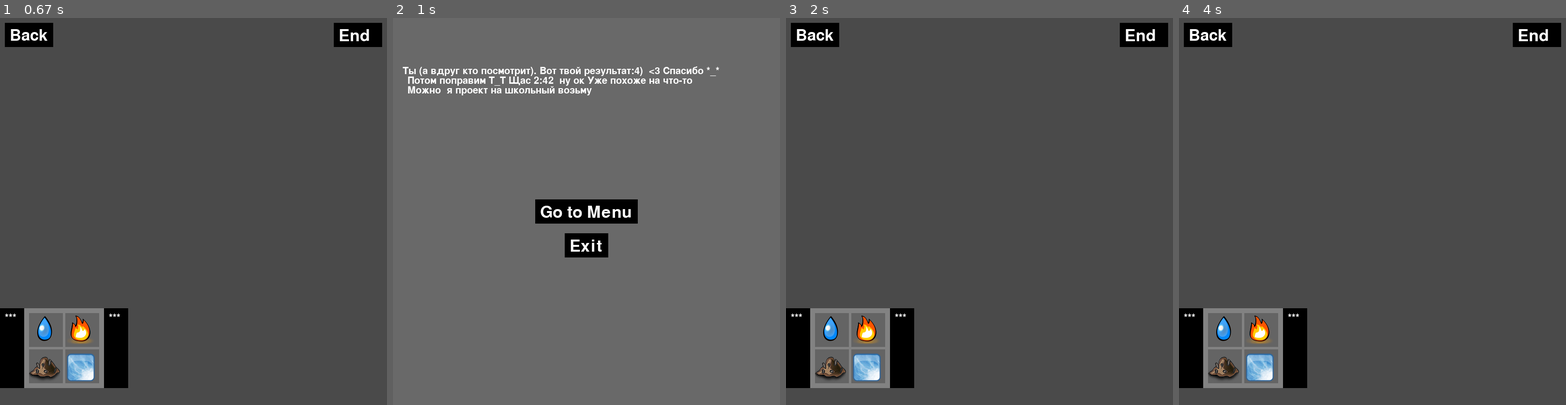
Above: before the commit, frames 1-4 (left to right).
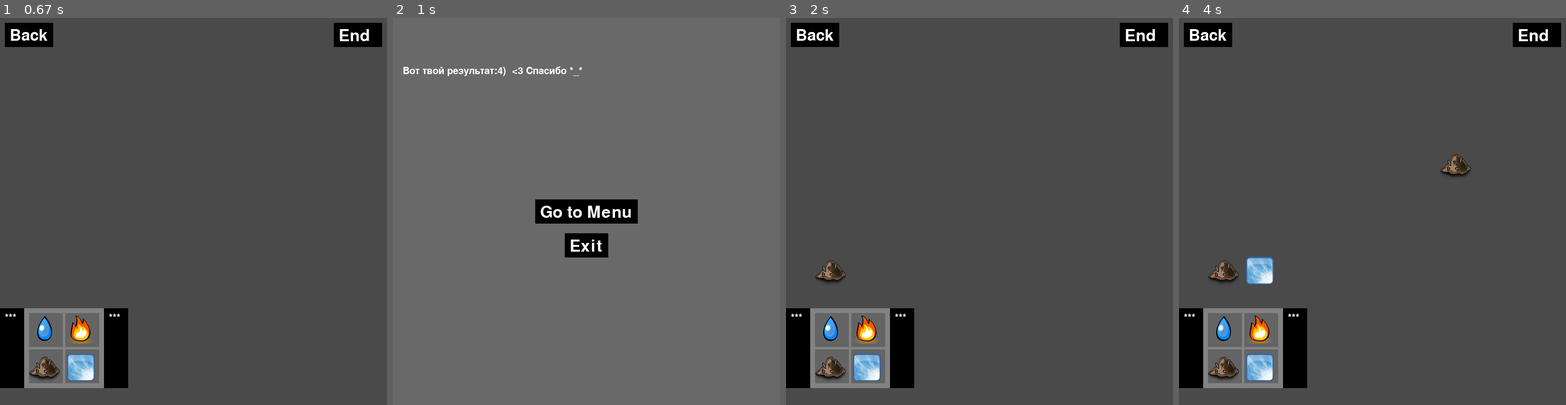
Above: after the commit, the same moments.

Repository: MambaElm/PygameProject
Game: pygame game, started from main.py
The game is run twice, just before and just after one commit, with the same random seed, the same clock (stepped at 60 frames per second) and the same inputs.
Inputs (mouse positions are in pixels of both pictures, inside the frame that each line leads up to):
- Up to frame 1 (0.67 s): press the mouse at (135, 126) at 0.37 s; move the mouse to (154, 114) at 0.47 s; release the mouse at (178, 107) at 0.6 s
- Up to frame 2 (1 s): press the mouse at (749, 33) at 0.7 s; move the mouse to (601, 180) at 0.8 s; release the mouse at (451, 323) at 0.93 s
- Up to frame 3 (2 s): click "Go to Menu" at 1.05 s; press the mouse at (921, 126) at 1.53 s; move the mouse to (944, 238) at 1.63 s; release the mouse at (971, 350) at 1.77 s; press the mouse at (832, 366) at 1.87 s; move the mouse to (948, 242) at 1.97 s
- Up to frame 4 (4 s): release the mouse at (1457, 118) at 2.1 s; click (1225, 269) at 2.22 s; press the mouse at (1225, 269) at 2.53 s; move the mouse to (1337, 215) at 2.63 s; release the mouse at (1453, 161) at 2.77 s; press the mouse at (1225, 366) at 2.87 s; move the mouse to (1357, 335) at 2.97 s; release the mouse at (1492, 304) at 3.1 s; press the mouse at (1209, 33) at 3.2 s; move the mouse to (1357, 83) at 3.3 s; release the mouse at (1507, 134) at 3.43 s; press the mouse at (1314, 126) at 3.53 s; move the mouse to (1353, 219) at 3.63 s; release the mouse at (1387, 315) at 3.77 s; press the mouse at (1260, 366) at 3.87 s; move the mouse to (1256, 234) at 3.97 s

Frame 1 is identical in both runs. In frame 2, 1.7% of the frame differs, in the area x 2-85%, y 12-20%; in frame 3, 0.3%; in frame 4, 1.1%.

Commit message:
создание элементов из шкафа

Diff:
--- a/main.py
+++ b/main.py
@@ -38,14 +38,17 @@
     txt = font_type.render(message, True, font_clr)
     screen.blit(txt, (x, y))
 
+
 class Closet:
     def __init__(self, pos_x, pos_y):
         self.x = pos_x
         self.y = pos_y
+        self.name_all_el = []
         self.elem = pygame.sprite.Group()
         for i in range(1, 5):
             Element(self.elem, 60 + (elem_size + 10) * (len(self.elem) // 2) + self.x,
-                10 + (elem_size + 15) * (len(self.elem) % 2) + self.y, str(i))
+                    10 + (elem_size + 15) * (len(self.elem) % 2) + self.y, str(i))
+            self.name_all_el.append(str(i))
         self.color = (130, 130, 130)
         self.color_fon_elem = (100, 100, 100)
         self.width = (len(self.elem) // 2 + len(self.elem) % 2) * (elem_size + 15) + 5
@@ -80,7 +83,9 @@
                 el.rect.y = 10 + (elem_size + 15) * (i % 2) + self.y
 
     def new_elem(self, element):
-        self.elem.add(element)
+        self.name_all_el.append(element.name)
+        Element(self.elem, 60 + (elem_size + 10) * (len(self.elem) // 2) + self.x,
+                10 + (elem_size + 15) * (len(self.elem) % 2) + self.y, element.name)
         self.width = (len(self.elem) // 2 + len(self.elem) % 2) * (elem_size + 15) + 5
 
 
@@ -157,10 +162,16 @@
         screen.fill((105, 105, 105))
         go_to_menu.draw(294, 375, 'Go to Menu', 50)
         quit_button.draw(355, 445, 'Exit', 50)
-        print_txt(f'Ты (а вдруг кто посмотрит). Вот твой результат:{len(closet.elem)})  <3 Спасибо *_*', 20, 100)
-        print_txt('Потом поправим Т_Т Щас 2:42  ну ок Уже похоже на что-то', 30, 120)
-        print_txt('Можно  я проект на школьный возьму ', 30, 140)
+        print_txt(f'Вот твой результат:{len(closet.elem)})  <3 Спасибо *_*', 20, 100)
         if go_to_menu.click():
+            for s in visible_sprites:
+                s.kill()
+            closet.name_all_el = []
+            closet.elem = pygame.sprite.Group()
+            for i in range(1, 5):
+                Element(closet.elem, 60 + (elem_size + 10) * (len(closet.elem) // 2) + closet.x,
+                        10 + (elem_size + 15) * (len(closet.elem) % 2) + closet.y, str(i))
+                closet.name_all_el.append(str(i))
             return
         if quit_button.click():
             pygame.quit()
@@ -179,7 +190,7 @@
         self.rect.y = pos_y
         self.md = False
 
-    def mdn(self, xy):
+    def mdn(self, xy, cl):
         if self.md:
             a = pygame.sprite.spritecollideany(self, visible_sprites)
             x, y = xy
@@ -187,11 +198,18 @@
                 for i in [a]:
                     if (i.name, self.name) in reactions and i != self:
                         inv_to_v(elements[reactions[(i.name, self.name)]], x, y)
+                        if elements[reactions[(i.name, self.name)]].name not in cl.name_all_el:
+                            cl.new_elem(elements[reactions[(i.name, self.name)]])
                         visible_sprites.remove(i, self)
         self.md = False
 
     def update(self, xy):
         self.md = self.rect.collidepoint(xy)
+
+    def get_elem(self, *args):
+        if args and args[0].type == pygame.MOUSEBUTTONDOWN and \
+                self.rect.collidepoint(args[0].pos):
+            inv_to_v(self, self.rect.x, self.rect.y - 200)
 
 
 def inv_to_v(elem, pos_x, pos_y):  ## создание видимого спрайта, по номеру и желаемому положению
@@ -223,6 +241,8 @@
                 quit()
             if event.type == pygame.MOUSEBUTTONDOWN:
                 visible_sprites.update(event.pos)
+                for el in closet.elem:
+                    el.get_elem(event)
             if event.type == pygame.MOUSEMOTION:  ## перемещение спрайта
                 for i in visible_sprites:
                     if i.md:
@@ -230,7 +250,7 @@
                         i.rect.topleft = (x - 25, y - 25)
             if event.type == pygame.MOUSEBUTTONUP:
                 for i in visible_sprites:
-                    i.mdn(event.pos)
+                    i.mdn(event.pos, closet)
         screen.fill((74, 74, 74))
         back_menu.draw(10, 10, 'Back', 49)
         end_button.draw(690, 10, 'End', 50)
